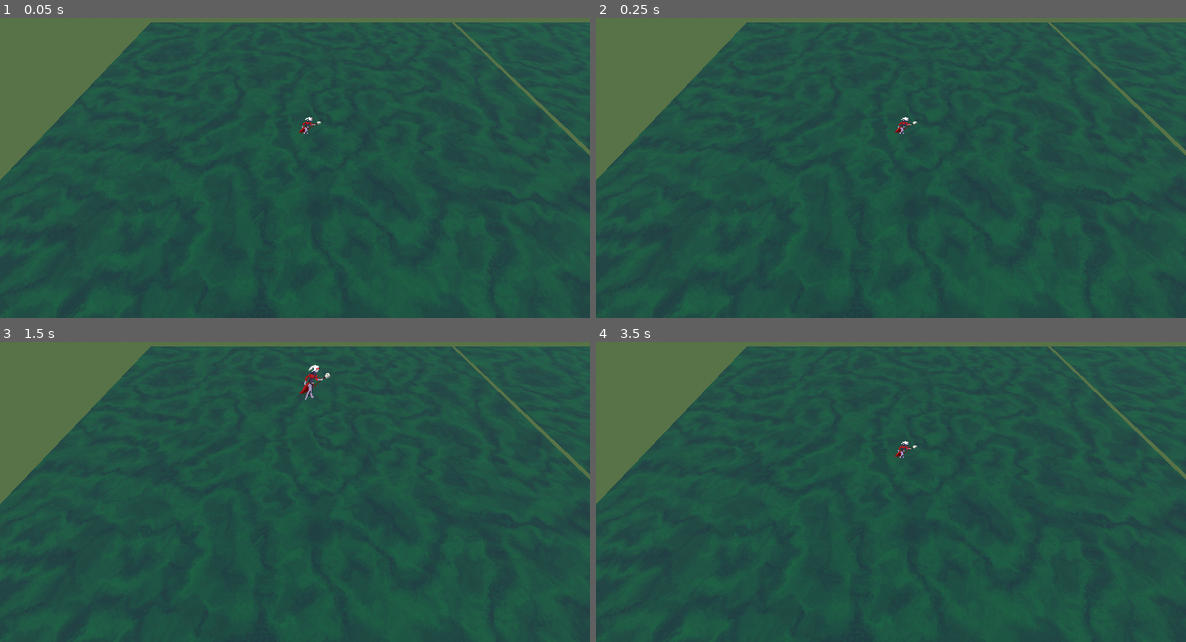
Above: before the commit, frames 1-4 (two rows, left to right).
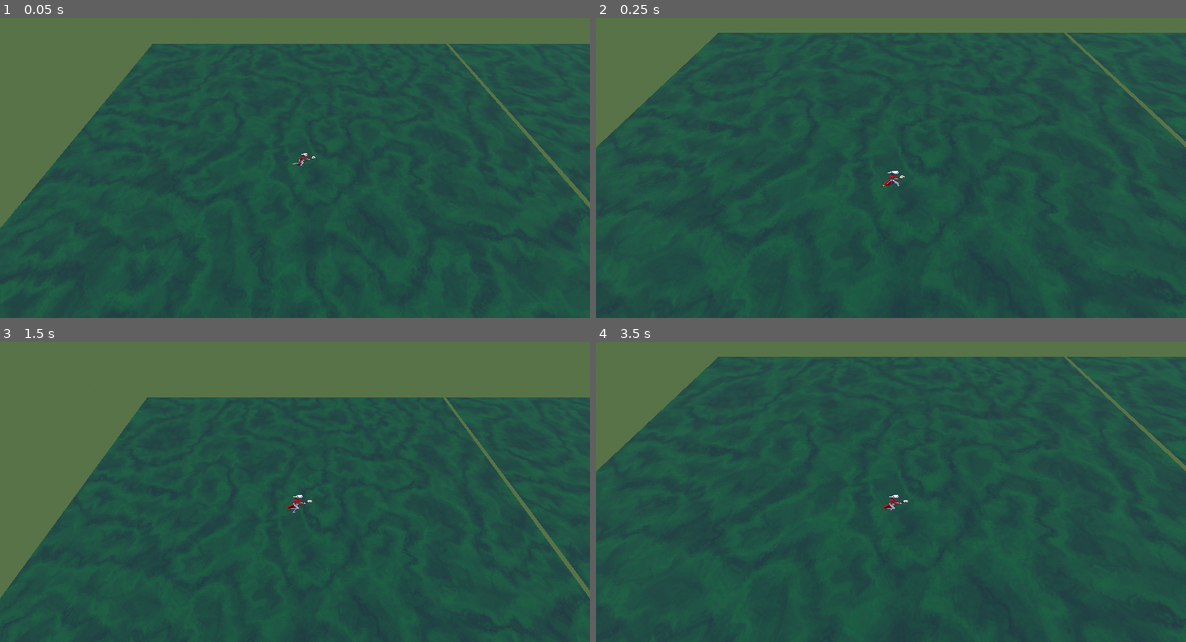
Above: after the commit, the same moments.

Repository: ErikHogberg/necromancer-tgjam24
Game: Godot game, scene res://main.tscn
Same seed, same stepped clock (60 frames per second), same inputs: the game is played once before the commit and once after it.
Inputs (mouse positions are in pixels of both pictures, inside the frame that each line leads up to):
- Up to frame 1 (0.05 s): no input
- Up to frame 2 (0.25 s): no input
- Up to frame 3 (1.5 s): tap Enter at 0.5 s; move the mouse to (424, 459) at 0.52 s; click (424, 459) at 0.67 s; tap Space at 1.25 s; move the mouse to (177, 492) at 1.27 s; click (177, 492) at 1.42 s
- Up to frame 4 (3.5 s): tap Enter at 2 s; move the mouse to (950, 402) at 2.02 s; click (950, 402) at 2.17 s; tap Space at 2.75 s; move the mouse to (861, 543) at 2.77 s; click (861, 543) at 2.92 s

The runs differ from the first frame. In frame 1, 10% of the frame differs, in the area x 0-100%, y 1-100%; in frame 2, 6.5%; in frame 3, 20%; in frame 4, 6.5%.

Commit message:
gamepad movement and camera, better move dir

Diff:
--- a/main.tscn
+++ b/main.tscn
@@ -4,6 +4,7 @@
 
 [sub_resource type="GDScript" id="GDScript_am0de"]
 script/source = "extends Node3D
+class_name Tiler
 
 @export var Tile: StaticBody3D
 @export var tilingSize: Vector2 = Vector2(100,100)
@@ -57,17 +58,27 @@
 
 [sub_resource type="GDScript" id="GDScript_jlvf1"]
 script/source = "extends Node3D
-
-
-const SPEED = 1.0
+class_name PlayerController
+
+const SPEED = 0.8
 const JUMP_VELOCITY = 2.0
 const GRAVITY = 9.80
+
+@export var DirRef: Node3D
+
 var velocity: Vector3 = Vector3.ZERO
+var resetPos: Vector3
+var wasLeft = false
 
 signal on_move(pos: Vector2)
+signal on_flip(left: bool)
+
 
 func is_on_floor() -> bool:
 	return global_position.y < 0.01
+
+func _ready() -> void:
+	resetPos = global_position
 
 func _process(delta: float) -> void:
 
@@ -75,6 +86,9 @@
 		get_tree().quit()
 		return
 
+	if Input.is_action_just_pressed(\"reset player\"):
+		global_position = resetPos
+
 	# Add the gravity.
 	if not is_on_floor():
 		velocity += Vector3.DOWN*(GRAVITY * delta)
@@ -85,7 +99,17 @@
 
 	# Get the input direction and handle the movement/deceleration.
 	var input_dir := Input.get_vector(\"a\", \"d\", \"w\", \"s\")
-	var direction := (transform.basis * Vector3(input_dir.x, 0, input_dir.y)).normalized()
+	if abs(input_dir.x) > 0.1 && (input_dir.x < 0) != wasLeft:
+		wasLeft = !wasLeft
+		on_flip.emit(wasLeft)
+
+	var basis = transform.basis
+	if DirRef:
+		#direction = direction.rotated(DirRef.global_position.signed_angle_to(global_position, Vector3.DOWN))
+		basis = DirRef.global_basis
+
+	var direction := (basis * Vector3(input_dir.x, 0, input_dir.y)).normalized()
+
 	if direction:
 		velocity.x = direction.x * SPEED
 		velocity.z = direction.z * SPEED
@@ -98,6 +122,21 @@
 
 	on_move.emit(Vector2(global_position.x,global_position.z))
 "
+
+[sub_resource type="Animation" id="Animation_t3tpp"]
+length = 0.001
+tracks/0/type = "value"
+tracks/0/imported = false
+tracks/0/enabled = true
+tracks/0/path = NodePath(".:frame")
+tracks/0/interp = 1
+tracks/0/loop_wrap = true
+tracks/0/keys = {
+"times": PackedFloat32Array(0),
+"transitions": PackedFloat32Array(1),
+"update": 1,
+"values": [0]
+}
 
 [sub_resource type="Animation" id="Animation_je5x1"]
 resource_name = "run"
@@ -115,21 +154,6 @@
 "values": [0, 7]
 }
 
-[sub_resource type="Animation" id="Animation_t3tpp"]
-length = 0.001
-tracks/0/type = "value"
-tracks/0/imported = false
-tracks/0/enabled = true
-tracks/0/path = NodePath(".:frame")
-tracks/0/interp = 1
-tracks/0/loop_wrap = true
-tracks/0/keys = {
-"times": PackedFloat32Array(0),
-"transitions": PackedFloat32Array(1),
-"update": 1,
-"values": [0]
-}
-
 [sub_resource type="AnimationLibrary" id="AnimationLibrary_3ukah"]
 _data = {
 "RESET": SubResource("Animation_t3tpp"),
@@ -149,16 +173,20 @@
 
 [sub_resource type="GDScript" id="GDScript_1mlub"]
 script/source = "extends Camera3D
+class_name PlayerCam
 
 @export var YawParent: Node3D
 @export var PitchParent: Node3D
 
-@export var YawSpeed: float = 1
-@export var PitchSpeed: float = 1
+@export var YawPitchSpeed: Vector2 = Vector2(0.5,0.5)
+@export var StickYawPitchSpeed: Vector2 = Vector2(5,3)
 @export var ZoomSpeed: float = 0.1
 
 @export var PitchMinMax = Vector2(-80,80)
 @export var ZoomMinMax = Vector2(-30,100)
+
+@export var Follow: Node3D
+@export var FollowSpeed: float = 1
 
 var yaw =0
 var pitch =0
@@ -176,6 +204,11 @@
 	if event is InputEventMouseButton:
 		if event.button_index == MOUSE_BUTTON_RIGHT:
 			rightDown= event.pressed
+			if rightDown:
+				Input.mouse_mode=Input.MOUSE_MODE_CONFINED_HIDDEN
+			else:
+				Input.mouse_mode=Input.MOUSE_MODE_VISIBLE
+
 		elif event.button_index == MOUSE_BUTTON_WHEEL_UP:
 			zoom-=ZoomSpeed
 			zoom = maxf(zoom, ZoomMinMax.x)
@@ -184,18 +217,26 @@
 			zoom = minf(zoom, ZoomMinMax.y)
 
 	elif event is InputEventMouseMotion && rightDown:
-		yaw += event.relative.x*YawSpeed*0.01
-		pitch += event.relative.y*PitchSpeed*0.01
+		yaw += event.relative.x*YawPitchSpeed.x*0.01
+		pitch += event.relative.y*YawPitchSpeed.y*0.01
 		pitch = maxf(pitch, deg_to_rad(PitchMinMax.x))
 		pitch = minf(pitch, deg_to_rad(PitchMinMax.y))
 
 
-func _process(_delta: float) -> void:
-	if rightDown:
-		# todo: lerp towards target using curve
-		position.z = zoom
-		YawParent.rotation.y = yaw
-		PitchParent.rotation.x = pitch
+func _process(delta: float) -> void:
+	if Follow:
+		YawParent.global_position = YawParent.global_position.move_toward(Follow.global_position, FollowSpeed*delta)
+
+	var stick := Input.get_vector(\"yaw right\", \"yaw left\", \"pitch up\", \"pitch down\")
+	yaw += stick.x * StickYawPitchSpeed.x*delta
+	if abs(stick.y) > .3:
+		pitch += stick.y * StickYawPitchSpeed.y*delta
+		pitch = minf(maxf(pitch, deg_to_rad(PitchMinMax.x)), deg_to_rad(PitchMinMax.y))
+
+	position.z = zoom
+	# todo: lerp towards target using curve
+	YawParent.rotation.y = yaw
+	PitchParent.rotation.x = pitch
 
 "
 
@@ -216,39 +257,44 @@
 transform = Transform3D(1, 0, 0, 0, -4.37114e-08, 1, 0, -1, -4.37114e-08, 0, 0, 0)
 mesh = SubResource("QuadMesh_tn8qn")
 
-[node name="CharacterBody3D" type="Node3D" parent="."]
+[node name="Player" type="Node3D" parent="." node_paths=PackedStringArray("DirRef")]
 transform = Transform3D(1, 0, 0, 0, 1, 0, 0, 0, 1, 0, 1, 0)
 script = SubResource("GDScript_jlvf1")
-
-[node name="Sprite3D" type="Sprite3D" parent="CharacterBody3D"]
+DirRef = NodePath("../Cam Yaw")
+
+[node name="Sprite3D" type="Sprite3D" parent="Player"]
 transform = Transform3D(10, 0, 0, 0, 10, 0, 0, 0, 10, 0, 2, 0)
 cast_shadow = 0
 gi_mode = 0
+billboard = 2
 texture_filter = 0
 texture = ExtResource("1_p6elb")
 hframes = 8
 
-[node name="AnimationPlayer" type="AnimationPlayer" parent="CharacterBody3D/Sprite3D"]
+[node name="AnimationPlayer" type="AnimationPlayer" parent="Player/Sprite3D"]
 libraries = {
 "": SubResource("AnimationLibrary_3ukah")
 }
-speed_scale = 9.0
+autoplay = "run"
+speed_scale = 6.0
 
 [node name="Cam Yaw" type="Node3D" parent="."]
 transform = Transform3D(1, 0, 0, 0, 1, 0, 0, 0, 1, -2.06615, 10.4074, 12.4275)
 
 [node name="Cam Pitch" type="Node3D" parent="Cam Yaw"]
-transform = Transform3D(1, 0, 0, 0, 0.610145, 0.79229, 0, -0.79229, 0.610145, 0, 0, 0)
-
-[node name="Camera3D" type="Camera3D" parent="Cam Yaw/Cam Pitch" node_paths=PackedStringArray("YawParent", "PitchParent")]
+transform = Transform3D(1, 0, 0, 0, 0.610145, 0.79229, 0, -0.79229, 0.610145, 0, 8.33149, 0)
+
+[node name="Camera3D" type="Camera3D" parent="Cam Yaw/Cam Pitch" node_paths=PackedStringArray("YawParent", "PitchParent", "Follow")]
 transform = Transform3D(1, 0, 0, 0, 1, 0, 0, 0, 1, 0, 0, 25.4999)
 environment = SubResource("Environment_3gvms")
 script = SubResource("GDScript_1mlub")
 YawParent = NodePath("../..")
 PitchParent = NodePath("..")
-YawSpeed = 0.5
-PitchSpeed = 0.5
 ZoomSpeed = 9.0
+Follow = NodePath("../../../Player")
+FollowSpeed = 99.0
 
 [node name="DirectionalLight3D" type="DirectionalLight3D" parent="."]
 transform = Transform3D(0.848697, 0.441501, -0.291189, 0.252847, 0.144871, 0.956599, 0.464524, -0.885488, 0.0113199, 1.21989, 187.753, 0)
+
+[connection signal="on_flip" from="Player" to="Player/Sprite3D" method="set_flip_h"]
--- a/project.godot
+++ b/project.godot
@@ -24,36 +24,69 @@
 jump={
 "deadzone": 0.5,
 "events": [Object(InputEventKey,"resource_local_to_scene":false,"resource_name":"","device":-1,"window_id":0,"alt_press …(191 unchanged characters)…
+, Object(InputEventJoypadButton,"resource_local_to_scene":false,"resource_name":"","device":-1,"button_index":0,"pressure":0.0,"pressed":true,"script":null)
 ]
 }
 a={
 "deadzone": 0.5,
 "events": [Object(InputEventKey,"resource_local_to_scene":false,"resource_name":"","device":-1,"window_id":0,"alt_press …(191 unchanged characters)…
 , Object(InputEventKey,"resource_local_to_scene":false,"resource_name":"","device":-1,"window_id":0,"alt_pressed":false …(186 unchanged characters)…
+, Object(InputEventJoypadMotion,"resource_local_to_scene":false,"resource_name":"","device":-1,"axis":0,"axis_value":-1.0,"script":null)
 ]
 }
 w={
 "deadzone": 0.5,
 "events": [Object(InputEventKey,"resource_local_to_scene":false,"resource_name":"","device":-1,"window_id":0,"alt_press …(192 unchanged characters)…
 , Object(InputEventKey,"resource_local_to_scene":false,"resource_name":"","device":-1,"window_id":0,"alt_pressed":false …(186 unchanged characters)…
+, Object(InputEventJoypadMotion,"resource_local_to_scene":false,"resource_name":"","device":-1,"axis":1,"axis_value":-1.0,"script":null)
 ]
 }
 s={
 "deadzone": 0.5,
 "events": [Object(InputEventKey,"resource_local_to_scene":false,"resource_name":"","device":-1,"window_id":0,"alt_press …(192 unchanged characters)…
 , Object(InputEventKey,"resource_local_to_scene":false,"resource_name":"","device":-1,"window_id":0,"alt_pressed":false …(186 unchanged characters)…
+, Object(InputEventJoypadMotion,"resource_local_to_scene":false,"resource_name":"","device":-1,"axis":1,"axis_value":1.0,"script":null)
 ]
 }
 d={
 "deadzone": 0.5,
 "events": [Object(InputEventKey,"resource_local_to_scene":false,"resource_name":"","device":-1,"window_id":0,"alt_press …(192 unchanged characters)…
 , Object(InputEventKey,"resource_local_to_scene":false,"resource_name":"","device":-1,"window_id":0,"alt_pressed":false …(186 unchanged characters)…
+, Object(InputEventJoypadMotion,"resource_local_to_scene":false,"resource_name":"","device":-1,"axis":0,"axis_value":1.0,"script":null)
 ]
 }
 quit={
 "deadzone": 0.5,
 "events": [Object(InputEventKey,"resource_local_to_scene":false,"resource_name":"","device":-1,"window_id":0,"alt_press …(195 unchanged characters)…
 , Object(InputEventKey,"resource_local_to_scene":false,"resource_name":"","device":-1,"window_id":0,"alt_pressed":false …(186 unchanged characters)…
+, Object(InputEventJoypadButton,"resource_local_to_scene":false,"resource_name":"","device":-1,"button_index":6,"pressure":0.0,"pressed":true,"script":null)
+]
+}
+"reset player"={
+"deadzone": 0.5,
+"events": [Object(InputEventKey,"resource_local_to_scene":false,"resource_name":"","device":-1,"window_id":0,"alt_pressed":false,"shift_pressed":false,"ctrl_pressed":false,"meta_pressed":false,"pressed":false,"keycode":0,"physical_keycode":82,"key_label":0,"unicode":114,"location":0,"echo":false,"script":null)
+, Object(InputEventJoypadButton,"resource_local_to_scene":false,"resource_name":"","device":-1,"button_index":4,"pressure":0.0,"pressed":true,"script":null)
+, Object(InputEventJoypadButton,"resource_local_to_scene":false,"resource_name":"","device":-1,"button_index":20,"pressure":0.0,"pressed":true,"script":null)
+]
+}
+"yaw left"={
+"deadzone": 0.5,
+"events": [Object(InputEventJoypadMotion,"resource_local_to_scene":false,"resource_name":"","device":-1,"axis":2,"axis_value":-1.0,"script":null)
+]
+}
+"yaw right"={
+"deadzone": 0.5,
+"events": [Object(InputEventJoypadMotion,"resource_local_to_scene":false,"resource_name":"","device":-1,"axis":2,"axis_value":1.0,"script":null)
+]
+}
+"pitch up"={
+"deadzone": 0.5,
+"events": [Object(InputEventJoypadMotion,"resource_local_to_scene":false,"resource_name":"","device":-1,"axis":3,"axis_value":-1.0,"script":null)
+]
+}
+"pitch down"={
+"deadzone": 0.5,
+"events": [Object(InputEventJoypadMotion,"resource_local_to_scene":false,"resource_name":"","device":-1,"axis":3,"axis_value":1.0,"script":null)
 ]
 }
 
